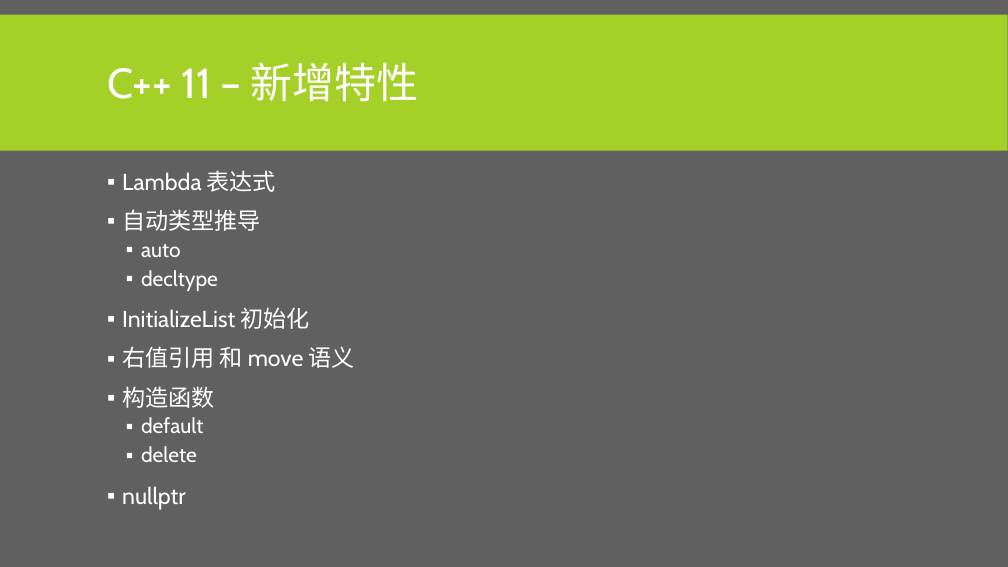
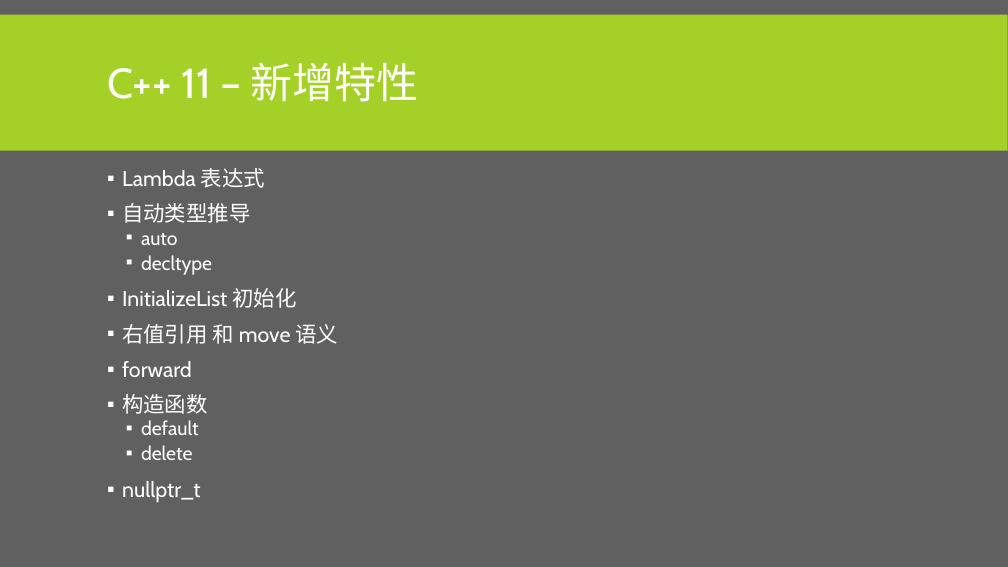
Before and after one commit to albertclass/Lessons, a slide deck: slide 59 of advance c++/courseware.pptx (slide 67 before the commit). Drawn at 1008x567 pixels with LibreOffice and Linux fonts; fonts in the diff are those of the drawing. Boxes give left, top, right and bottom in pixels: in the first picture for what was removed or moved away, otherwise in the second. Text is boxed around its words. In the diff, an @@ line names an element or a change of style, - is before the commit and + after.

```diff
--- a/advance c++/courseware.pptx
+++ b/advance c++/courseware.pptx
@@ text at bbox=[122, 168, 338, 460]: size 22 to 20.4 pt in "Lambda 表达式", "自动类型推导", "InitializeList 初始化", "右值引用 和 move 语义" and 1 more places; size 20 to 18.5 pt in "auto", "decltype", "default", "delete"; line spacing 0.9 to 0.8 @@
@@ text at bbox=[122, 361, 192, 377]: paragraph added @@
+▪ forward
@@ text at bbox=[122, 481, 201, 502]: text changed; size 22 to 20.4 pt @@
-▪ nullptr
+▪ nullptr_t
```
Also in this commit, not shown: 12 other slides changed, 14 slides added, 2 slides removed, 2 other files.
